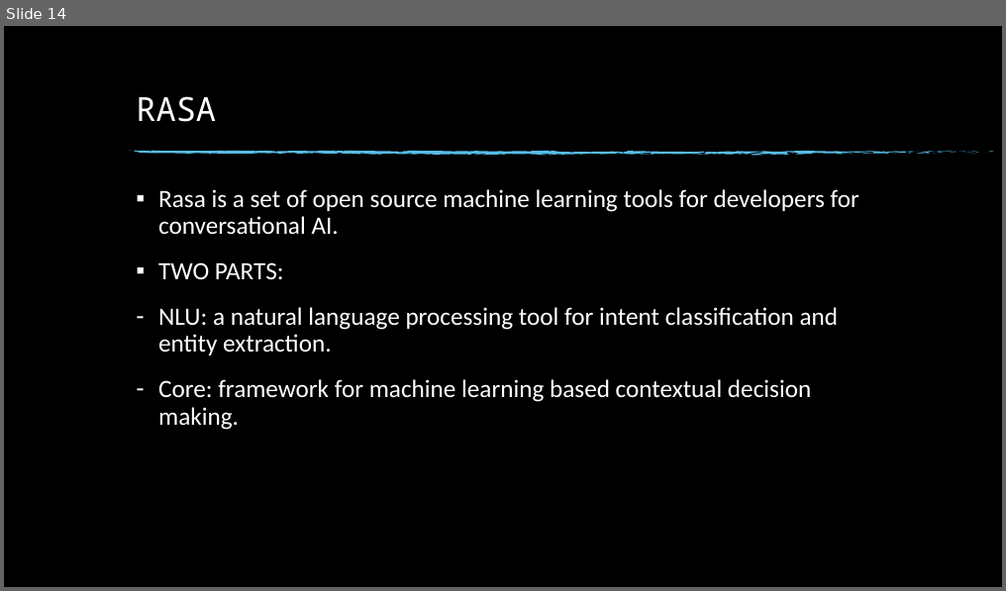
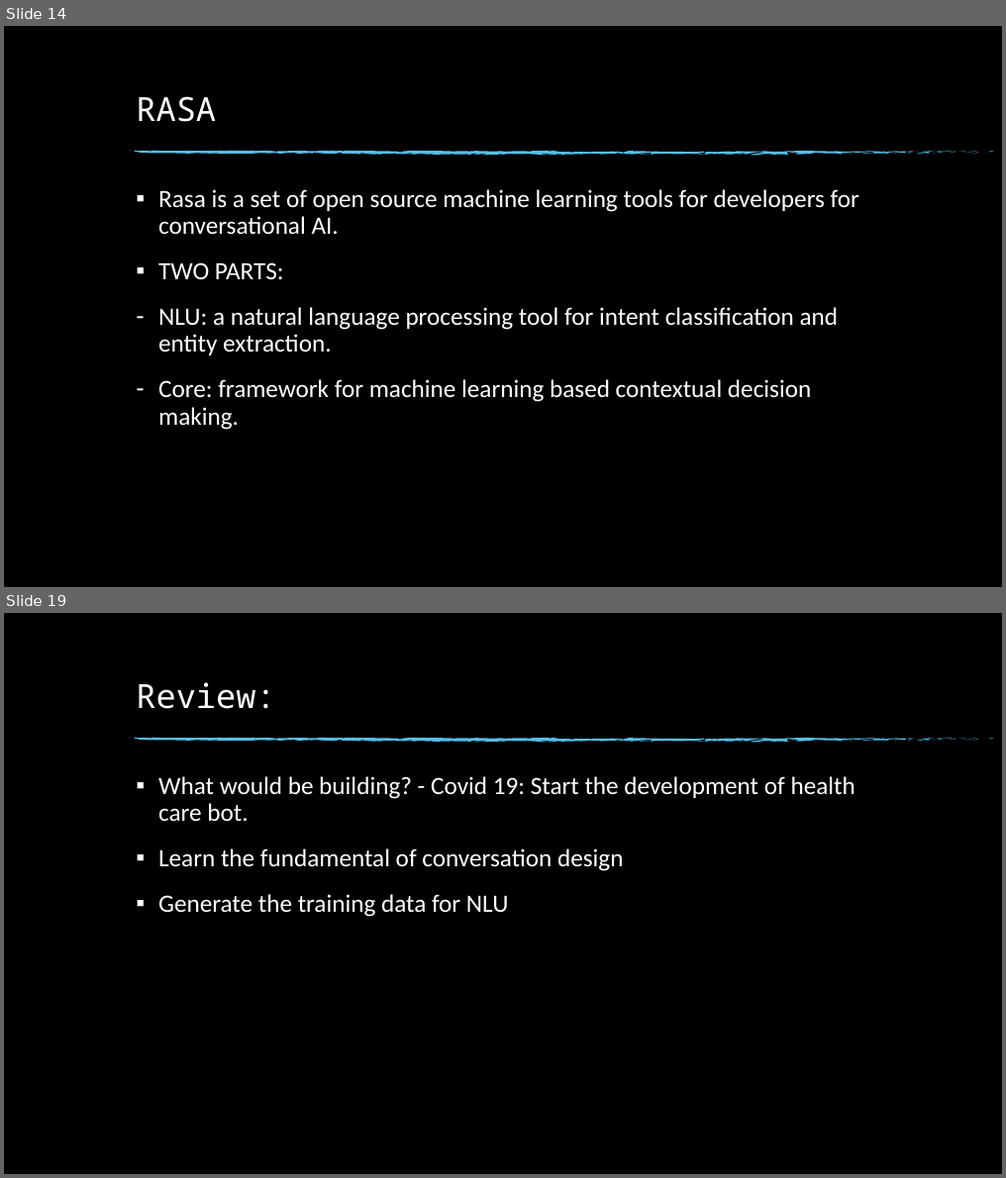
Before and after one commit to dinesh19aug/rasa-workshop, a slide deck: Natural Language Processing Workshop.pptx. Shown one above the other, each under a label of ours: slide 14 before the commit, slides 14 and 19 after it; the slides between them are not shown. The pictures are 1006x591 and 1006x1178 pixels, drawn with LibreOffice and Linux fonts; fonts in the diff are those of the drawing; background and template pictures are left out. Boxes give left, top, right and bottom in pixels: in the first picture for what was removed or moved away, otherwise in the second. Text is boxed around its words. In the diff, an @@ line names an element or a change of style, - is before the commit and + after.

```diff
--- a/Natural Language Processing Workshop.pptx
+++ b/Natural Language Processing Workshop.pptx
@@ slide 19 added at (4,613,1002,1174), background picture (left out); not listed: 74 template elements that a slide beside it also shows @@
@@ title added at (136,682,275,709), 32 pt, text #FFFFFF @@
+Review:
@@ text added at (158,776,855,917), 24 pt, text #FFFFFF @@
+▪ What would be building? - Covid 19: Start the development of health care bot.
+▪ Learn the fundamental of conversation design
+▪ Generate the training data for NLU
```
Also in this commit, not shown: 11 other slides added, 3 other files.
